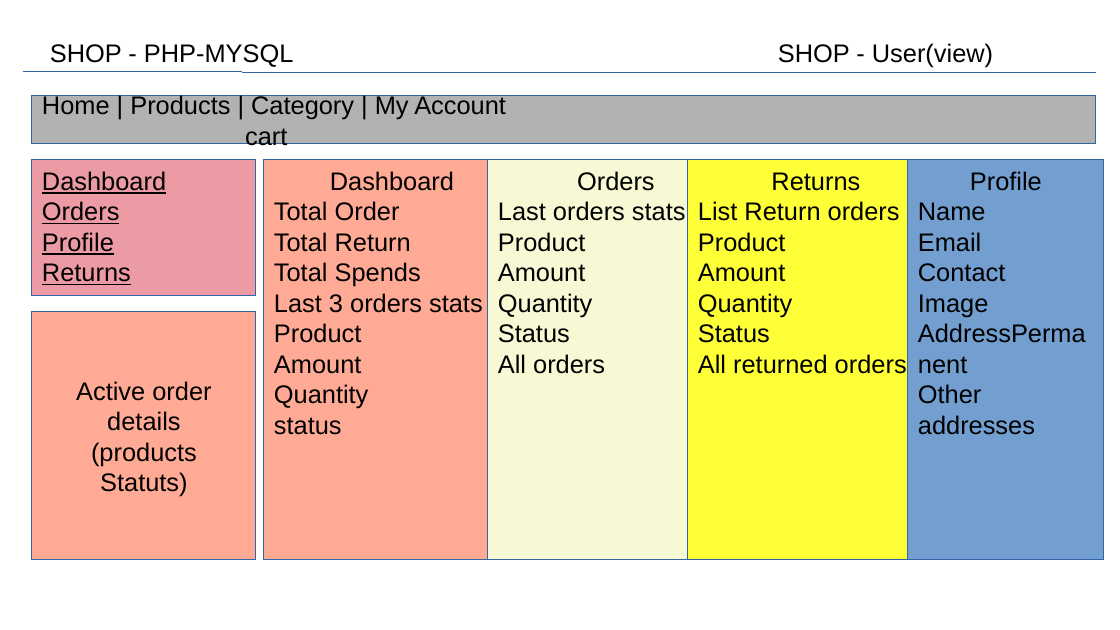
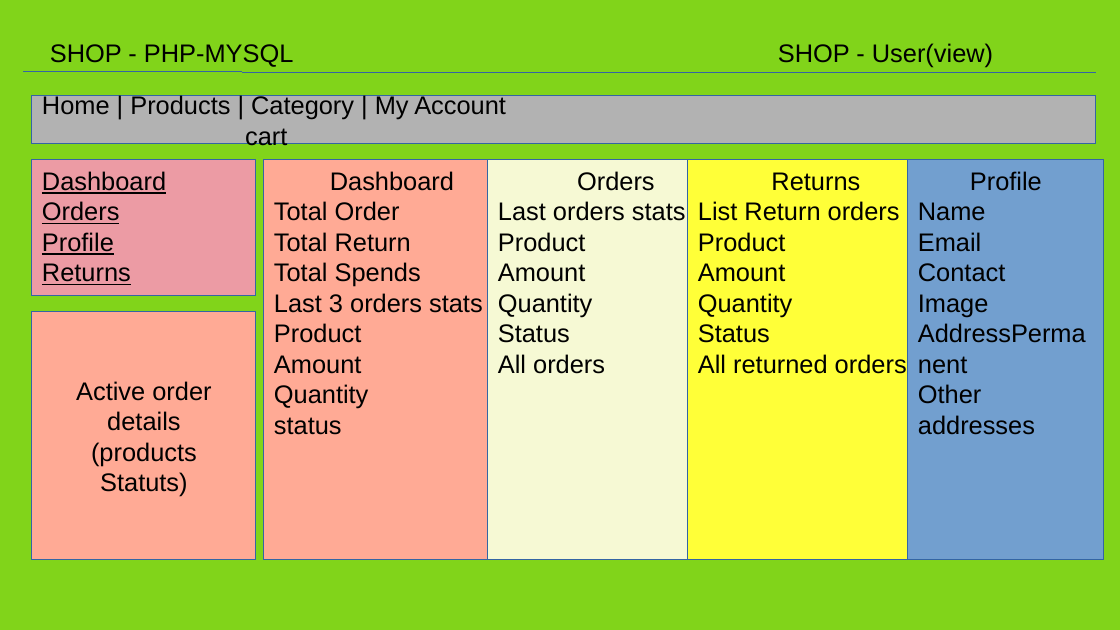
Before and after one commit to saurabhcedcoss/php_mysql_project_shop, a slide deck: slide 4 of shop.odp. Drawn at 1120x630 pixels with LibreOffice and Linux fonts; fonts in the diff are those of the drawing. Boxes give left, top, right and bottom in pixels: in the first picture for what was removed or moved away, otherwise in the second. Text is boxed around its words. In the diff, an @@ line names an element or a change of style, - is before the commit and + after.

```diff
--- a/shop.odp
+++ b/shop.odp
@@ background #FFFFFF to #81D41A @@
```
Also in this commit, not shown: 2 other slides changed, 2 slides added, 1 slide removed, 8 other files.
